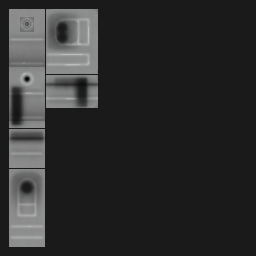
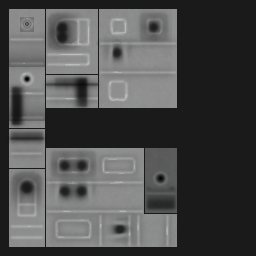
Layer changes from the first 256 × 256 image to the second:
painted on "ao 2" over [left=46, top=9, right=177, bottom=247]
painted on "ao 1" over [left=46, top=10, right=177, bottom=247]
painted on "hole" over [left=153, top=171, right=169, bottom=186]
painted on "high 2" over [left=56, top=18, right=168, bottom=239]
painted on "high 1" over [left=46, top=16, right=177, bottom=247]
painted on "grime 1" over [left=46, top=33, right=177, bottom=247]
painted on "wear" over [left=46, top=9, right=177, bottom=247]
painted on "b" over [left=46, top=9, right=177, bottom=247]
